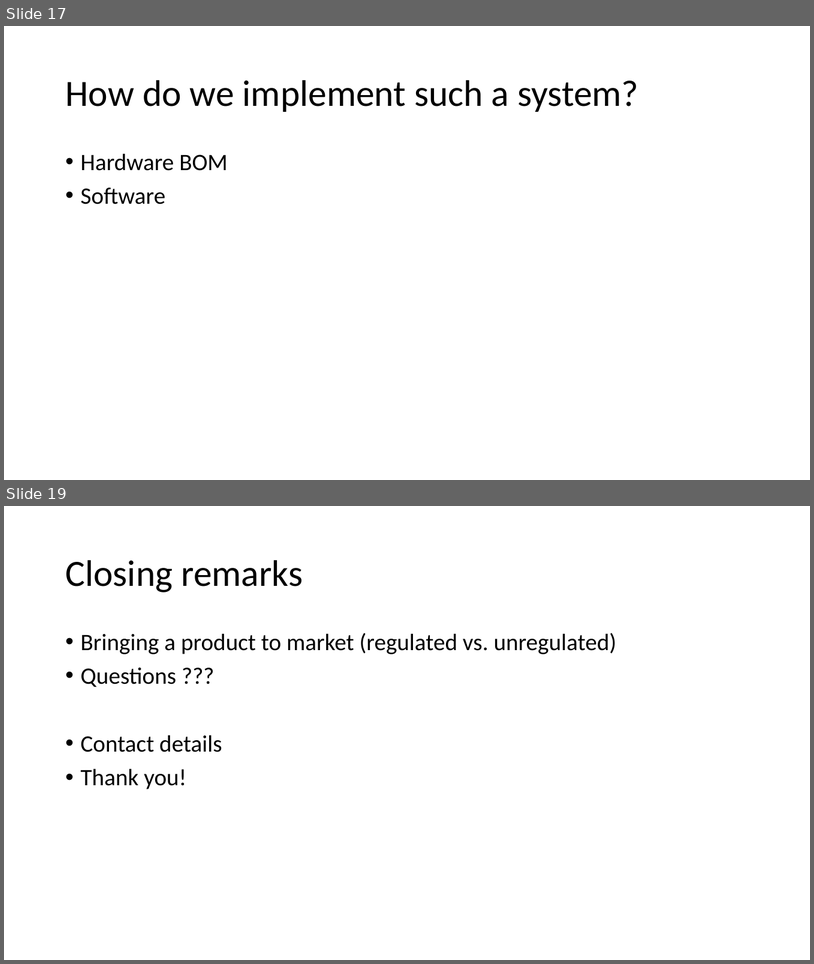
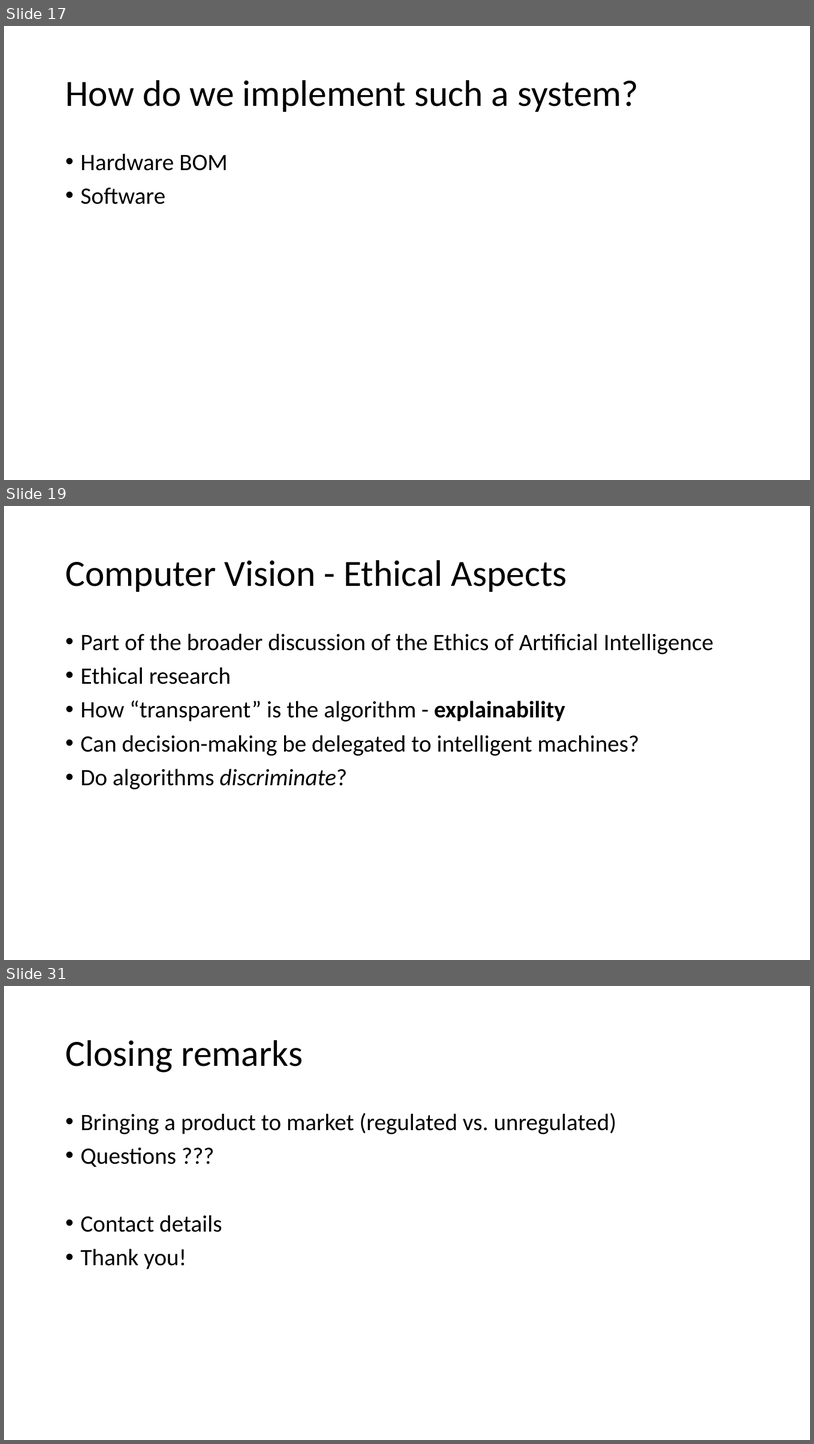
Before and after one commit to dsikar/pi-face-recognition, a slide deck: workshop/FaceRecognitionInTheWild-Presentation.pptx. Shown one above the other, each under a label of ours: slides 17 and 19 before the commit, slides 17, 19 and 31 after it; the slides between them are not shown. The pictures are 814x964 and 814x1444 pixels, drawn with LibreOffice and Linux fonts; fonts in the diff are those of the drawing. Boxes give left, top, right and bottom in pixels: in the first picture for what was removed or moved away, otherwise in the second. Text is boxed around its words. In the diff, an @@ line names an element or a change of style, - is before the commit and + after.

```diff
--- a/workshop/FaceRecognitionInTheWild-Presentation.pptx
+++ b/workshop/FaceRecognitionInTheWild-Presentation.pptx
@@ slide 19 added at bbox=[4, 506, 810, 960], background #FFFFFF @@
@@ title added at bbox=[65, 560, 567, 592], 44 pt, text #000000 @@
+Computer Vision - Ethical Aspects
@@ text added at bbox=[81, 633, 714, 789], 28 pt, text #000000 @@
+• Part of the broader discussion of the Ethics of Artificial Intelligence
+• Ethical research
+• How “transparent” is the algorithm - explainability
+• Can decision-making be delegated to intelligent machines?
+• Do algorithms discriminate?
@@ what was slide 19 is now slide 31 @@
```
Also in this commit, not shown: 4 slides changed, 11 other slides added.
